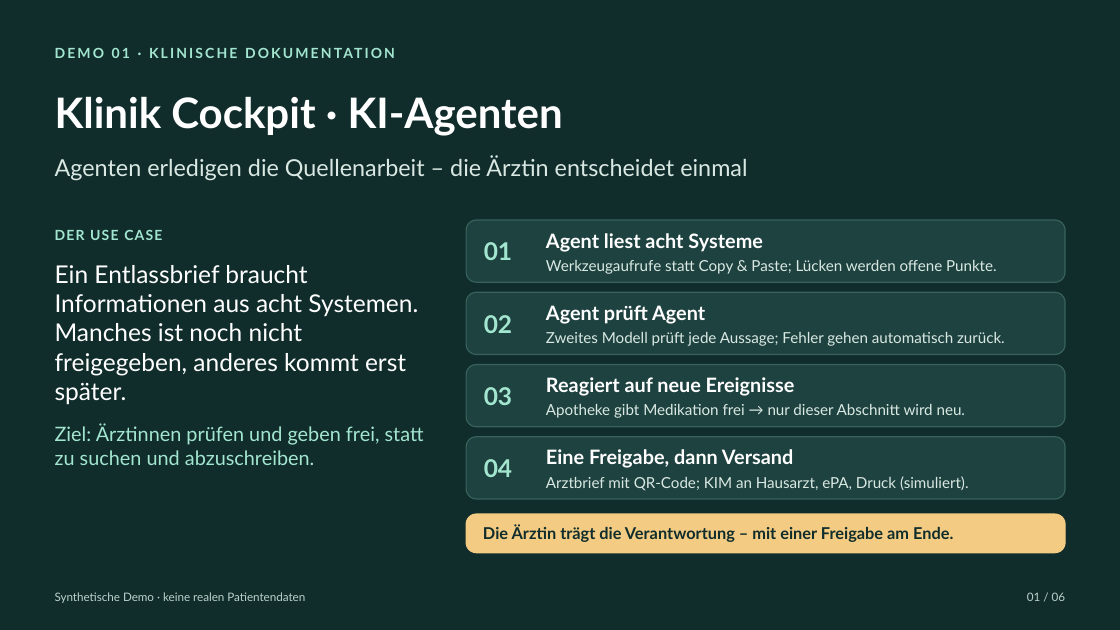
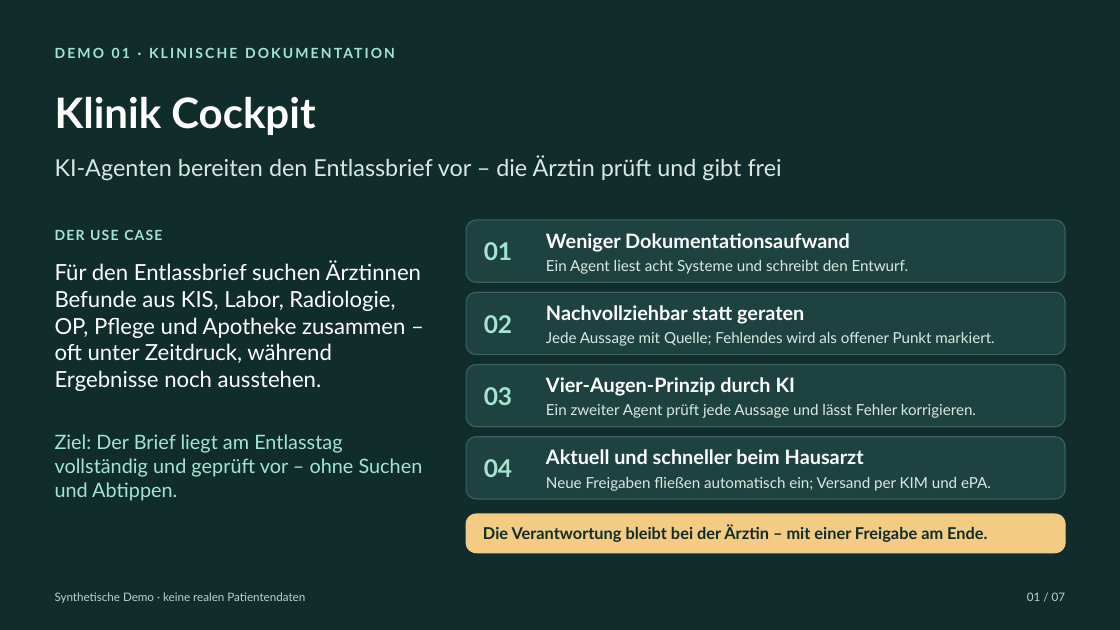
Before and after one commit to beyondelastic/healthcare-agent-demos, a slide deck: slide 1 of docs/slides/Healthcare-Agent-Demos-DE.pptx. Drawn at 1120x630 pixels with LibreOffice and Linux fonts; fonts in the diff are those of the drawing. Boxes give left, top, right and bottom in pixels: in the first picture for what was removed or moved away, otherwise in the second. Text is boxed around its words. In the diff, an @@ line names an element or a change of style, - is before the commit and + after.

```diff
--- a/docs/slides/Healthcare-Agent-Demos-DE.pptx
+++ b/docs/slides/Healthcare-Agent-Demos-DE.pptx
@@ text at (55, 96, 315, 135): text changed @@
-Klinik Cockpit · KI-Agenten
+Klinik Cockpit
@@ text at (55, 156, 782, 181): text changed @@
-Agenten erledigen die Quellenarbeit – die Ärztin entscheidet einmal
+KI-Agenten bereiten den Entlassbrief vor – die Ärztin prüft und gibt frei
@@ text at (546, 233, 850, 252): text changed @@
-Agent liest acht Systeme
+Weniger Dokumentationsaufwand
@@ text at (55, 261, 421, 391): text changed; size 21 to 19 pt @@
-Ein Entlassbrief braucht Informationen aus acht Systemen. Manches ist noch nicht freigegeben, anderes kommt erst später.
+Für den Entlassbrief suchen Ärztinnen Befunde aus KIS, Labor, Radiologie, OP, Pflege und Apotheke zusammen – oft unter Zeitdruck, während Ergebnisse noch ausstehen.
@@ text at (546, 260, 909, 274): text changed @@
-Werkzeugaufrufe statt Copy & Paste; Lücken werden offene Punkte.
+Ein Agent liest acht Systeme und schreibt den Entwurf.
@@ text at (546, 305, 804, 324): text changed @@
-Agent prüft Agent
+Nachvollziehbar statt geraten
@@ text at (546, 332, 994, 346): text changed @@
-Zweites Modell prüft jede Aussage; Fehler gehen automatisch zurück.
+Jede Aussage mit Quelle; Fehlendes wird als offener Punkt markiert.
@@ text at (546, 377, 795, 396): text changed @@
-Reagiert auf neue Ereignisse
+Vier-Augen-Prinzip durch KI
@@ text at (546, 404, 976, 418): text changed @@
-Apotheke gibt Medikation frei → nur dieser Abschnitt wird neu.
+Ein zweiter Agent prüft jede Aussage und lässt Fehler korrigieren.
@@ text at (55, 434, 423, 501): text changed @@
-Ziel: Ärztinnen prüfen und geben frei, statt zu suchen und abzuschreiben.
+Ziel: Der Brief liegt am Entlasstag vollständig und geprüft vor – ohne Suchen und Abtippen.
@@ text at (546, 449, 864, 464): text changed @@
-Eine Freigabe, dann Versand
+Aktuell und schneller beim Hausarzt
@@ text at (546, 477, 991, 491): text changed @@
-Arztbrief mit QR-Code; KIM an Hausarzt, ePA, Druck (simuliert).
+Neue Freigaben fließen automatisch ein; Versand per KIM und ePA.
@@ text at (483, 525, 987, 542): text changed @@
-Die Ärztin trägt die Verantwortung – mit einer Freigabe am Ende.
+Die Verantwortung bleibt bei der Ärztin – mit einer Freigabe am Ende.
@@ text at (1027, 592, 1066, 601): text changed @@
-01 / 06
+01 / 07
```
Also in this commit, not shown: 5 other slides changed, 1 slide added, 1 other file.
